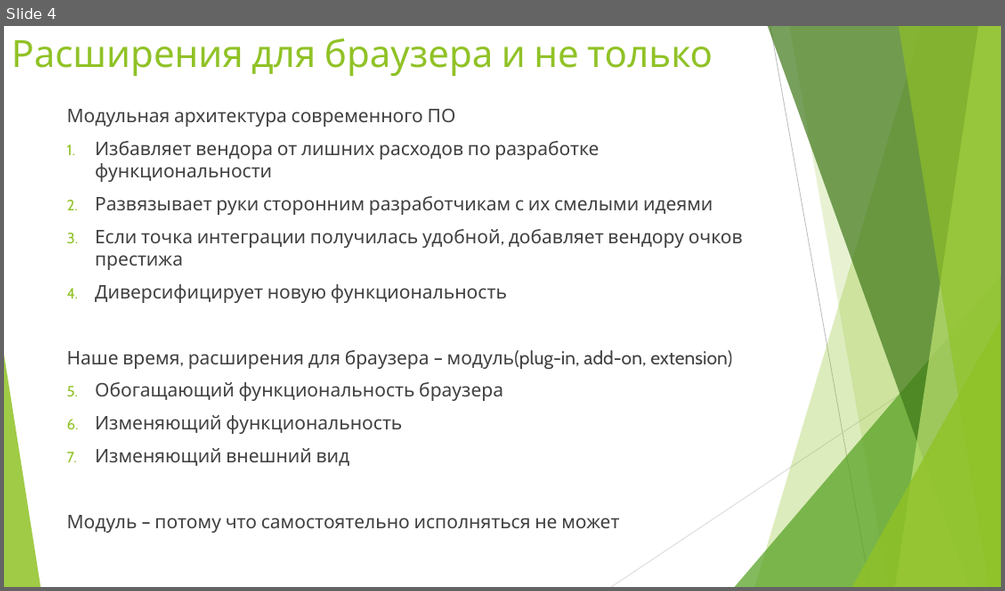
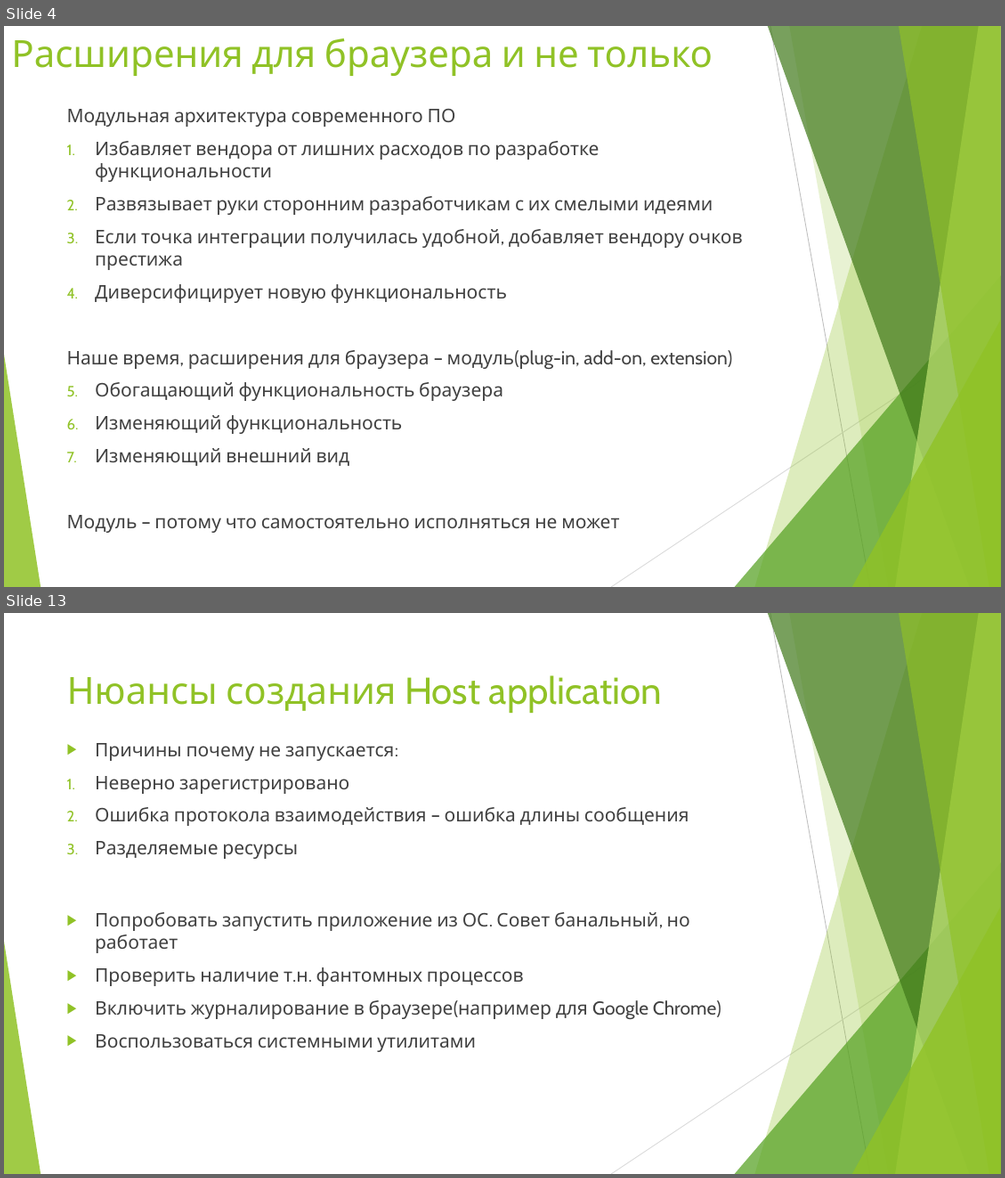
Before and after one commit to croacker/croc-extension-report, a slide deck: report/Presentation.pptx. Shown one above the other, each under a label of ours: slide 4 before the commit, slides 4 and 13 after it; the slides between them are not shown. The pictures are 1005x591 and 1005x1178 pixels, drawn with LibreOffice and Linux fonts; fonts in the diff are those of the drawing. Boxes give left, top, right and bottom in pixels: in the first picture for what was removed or moved away, otherwise in the second. Text is boxed around its words. In the diff, an @@ line names an element or a change of style, - is before the commit and + after.

```diff
--- a/report/Presentation.pptx
+++ b/report/Presentation.pptx
@@ slide 13 added at (4, 613, 1001, 1174), background #FFFFFF; not listed: 10 template elements that a slide beside it also shows @@
@@ title added at (67, 675, 662, 713), 36 pt, text #90C226 @@
+Нюансы создания Host application
@@ text added at (95, 743, 689, 859), 18 pt, text #404040 @@
+▶ Причины почему не запускается:
+1. Неверно зарегистрировано
+2. Ошибка протокола взаимодействия – ошибка длины сообщения
+3. Разделяемые ресурсы
@@ text added at (95, 912, 721, 1052), 18 pt, text #404040 @@
+▶ Попробовать запустить приложение из ОС. Совет банальный, но работает
+▶ Проверить наличие т.н. фантомных процессов
+▶ Включить журналирование в браузере(например для Google Chrome)
+▶ Воспользоваться системными утилитами
```
Also in this commit, not shown: 1 slide changed, 9 other slides added.
